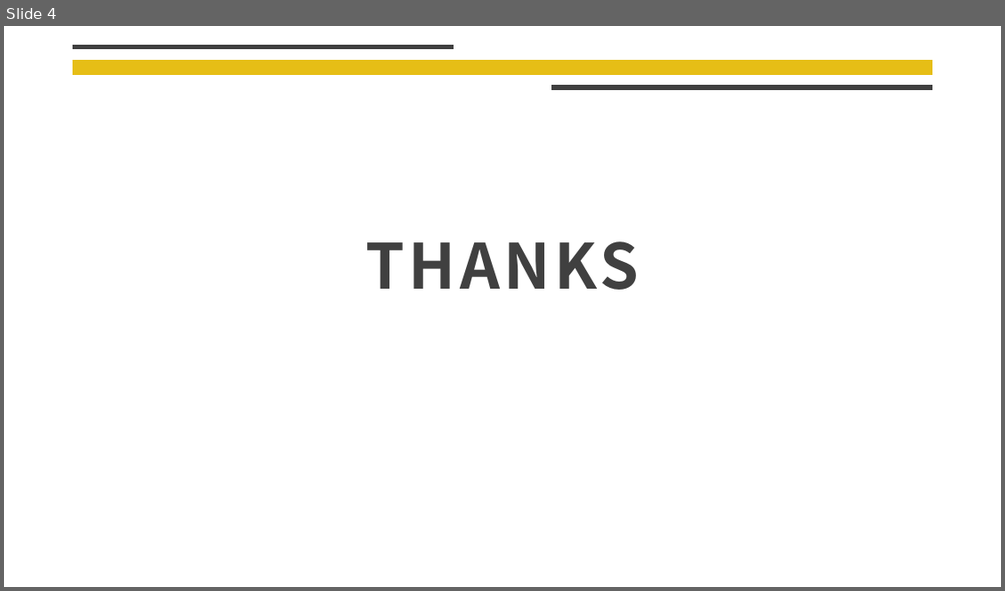
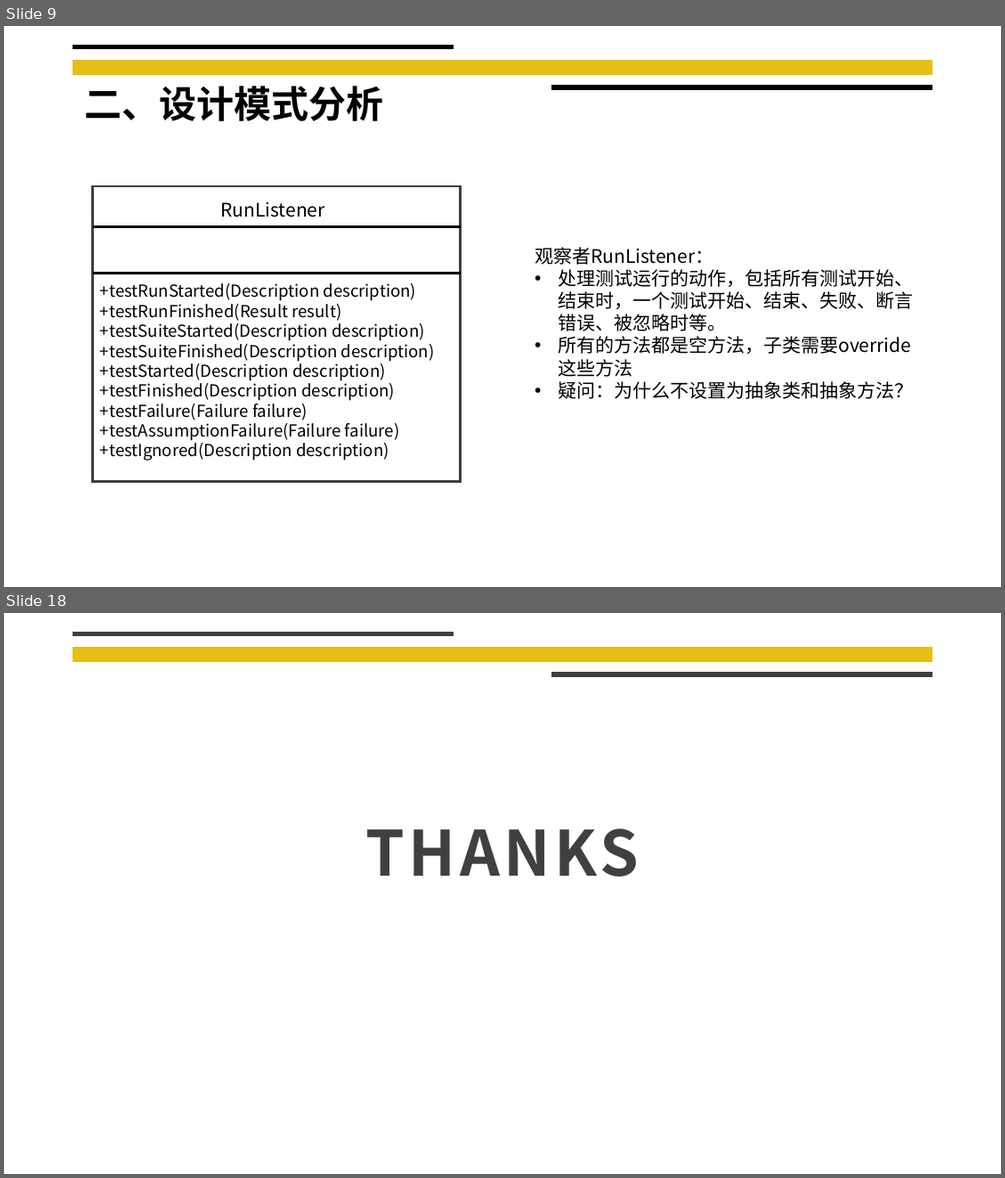
Before and after one commit to liangliang678/UCAS_OOP, a slide deck: Assignment2/课堂研讨.pptx. Shown one above the other, each under a label of ours: slide 4 before the commit, slides 9 and 18 after it; the slides between them are not shown. The pictures are 1005x591 and 1005x1178 pixels, drawn with LibreOffice and Linux fonts; fonts in the diff are those of the drawing; background and template pictures are left out. Boxes give left, top, right and bottom in pixels: in the first picture for what was removed or moved away, otherwise in the second. Text is boxed around its words. In the diff, an @@ line names an element or a change of style, - is before the commit and + after.

```diff
--- a/Assignment2/课堂研讨.pptx
+++ b/Assignment2/课堂研讨.pptx
@@ slide 9 added at box(4, 26, 1001, 587), background #FFFFFF; not listed: 1 template element that a slide beside it also shows @@
@@ line added from (73, 47) to (453, 47), #000000 4.5 pt @@
@@ text added at box(84, 86, 383, 121), 36 pt, text #000000, bold @@
+二、设计模式分析
@@ line added from (551, 87) to (933, 87), #000000 4.5 pt @@
@@ rectangle added at box(93, 186, 461, 482), fill #FFFFFF, outline #3F3F3F 2.25 pt @@
@@ text added at box(220, 202, 324, 217), 18 pt, text #000000 @@
+RunListener
@@ line added from (93, 226) to (461, 226), #000000 2.25 pt @@
@@ text added at box(534, 247, 913, 399), 18 pt, text #000000 @@
+观察者RunListener：
+• 处理测试运行的动作，包括所有测试开始、结束时，一个测试开始、结束、失败、断言错误、被忽略时等。
+• 所有的方法都是空方法，子类需要override这些方法
+• 疑问：为什么不设置为抽象类和抽象方法？
@@ line added from (93, 273) to (461, 273), #000000 2.25 pt @@
@@ text added at box(100, 283, 435, 460), 16 pt, text #000000 @@
++testRunStarted(Description description)
++testRunFinished(Result result)
++testSuiteStarted(Description description)
++testSuiteFinished(Description description)
++testStarted(Description description)
++testFinished(Description description)
++testFailure(Failure failure)
++testAssumptionFailure(Failure failure)
++testIgnored(Description description)
@@ what was slide 4 is now slide 18 @@
```
Also in this commit, not shown: 3 slides changed, 13 other slides added.
